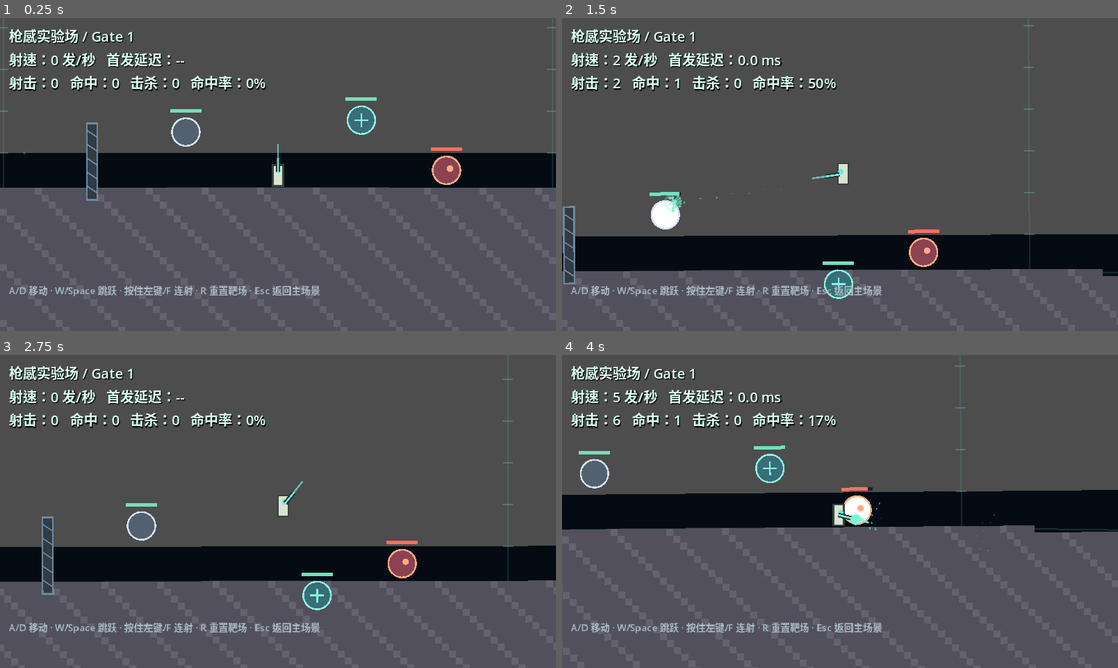
Above: before the commit, frames 1-4 (two rows, left to right).
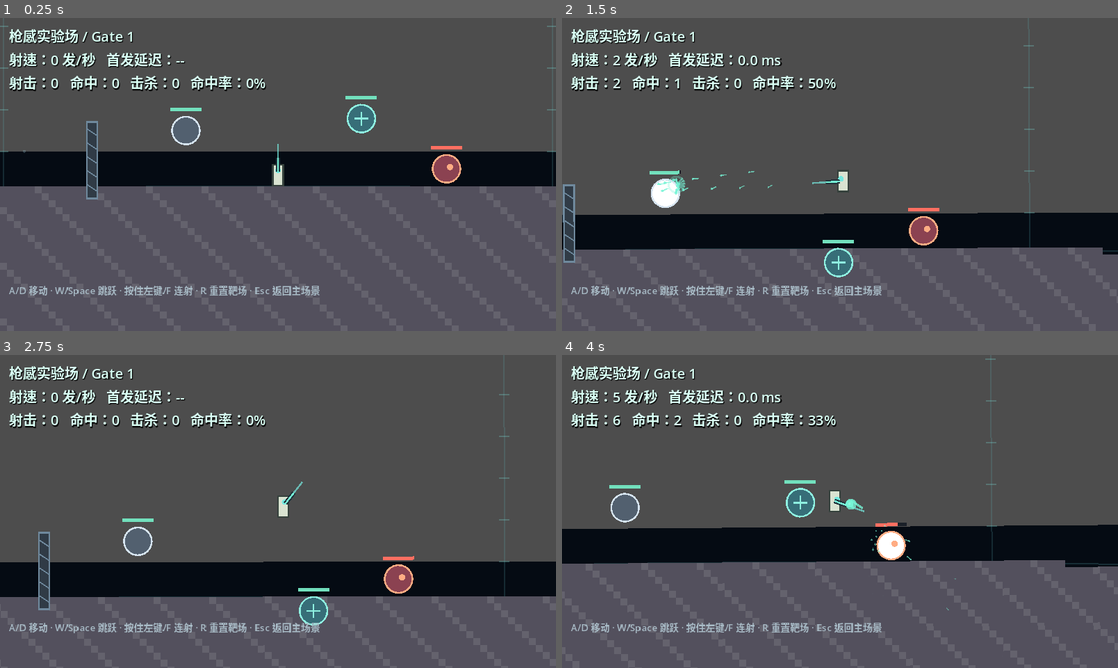
Above: after the commit, the same moments.

Repository: Andrew05213/starfall-embers
Game: Godot game, scene res://scenes/combat_lab.tscn
Two runs of this game, one before a commit and one after it. Both use one fixed random seed, a clock stepped at 60 frames per second and the inputs below.
Inputs (mouse positions are in pixels of both pictures, inside the frame that each line leads up to):
- Up to frame 1 (0.25 s): no input
- Up to frame 2 (1.5 s): tap Enter at 0.5 s; move the mouse to (962, 158) at 0.52 s; hold D (move_right) 0.53-1.28 s; tap Space (jump) at 0.6, 0.77, 1.07 s; click (962, 158) at 0.67 s; move the mouse to (728, 190) at 1.27 s; hold A (move_left) from 1.28 s (still down); click (728, 190) at 1.35 s
- Up to frame 3 (2.75 s): tap Space (jump) at 1.52, 1.55, 1.82, 2.3 s; move the mouse to (333, 442) at 2.02 s; release A (move_left) at 2.03 s; hold D (move_right) from 2.03 s (still down); tap R at 2.1 s
- Up to frame 4 (4 s): move the mouse to (812, 574) at 2.77 s; tap Shift at 2.85 s; click (812, 574) at 2.92 s; tap Space (jump) at 3.02, 3.05, 3.32, 3.77, 3.8 s; move the mouse to (1006, 558) at 3.52 s; release D (move_right) at 3.53 s; hold A (move_left) from 3.53 s (still down); hold F from 3.53 s (still down)

The runs differ from the first frame. In frame 1, 1.7% of the frame differs, in the area x 0-100%, y 2-59%; in frame 2, 16%; in frame 3, 12%; in frame 4, 23%, in the area x 0-100%, y 1-82%.

Commit message:
Rebalance Jingxing gravity and extend trails

Diff:
--- a/game/resources/combat/basic_rifle.tres
+++ b/game/resources/combat/basic_rifle.tres
@@ -14,6 +14,6 @@
 real_recoil = 0.65
 presentation_recoil = 2.4
 inherited_velocity_ratio = 0.12
-projectile_gravity_scale = 3.0
+projectile_gravity_scale = 1.3
 color = Color(0.462745, 0.956863, 0.839216, 1)
 core_color = Color(0.937255, 1, 0.976471, 1)
--- a/game/scenes/combat_lab.tscn
+++ b/game/scenes/combat_lab.tscn
@@ -15,7 +15,7 @@
 script = ExtResource("2_world")
 terrain_generation_mode = "surface_patch"
 primary_gravity_center = Vector2(320, 10020)
-primary_gravity_acceleration = 135.0
+primary_gravity_acceleration = 320.0
 primary_surface_radius = 10000.0
 
 [node name="Player" type="Node2D" parent="."]
@@ -24,6 +24,8 @@
 script = ExtResource("3_player")
 material_world_path = NodePath("../MaterialWorld")
 shot_profile = ExtResource("4_profile")
+jump_speed = 178.0
+terminal_speed = 900.0
 horizontal_arena_enabled = true
 arena_min_x = 162.0
 arena_max_x = 478.0
--- a/game/scenes/main.tscn
+++ b/game/scenes/main.tscn
@@ -17,6 +17,8 @@
 position = Vector2(320, 10)
 script = ExtResource("3_player")
 material_world_path = NodePath("../MaterialWorld")
+jump_speed = 116.0
+terminal_speed = 255.0
 
 [node name="GravityCamera" type="Camera2D" parent="."]
 position = Vector2(320, 10)
--- a/game/scripts/combat/ballistic_particle_field.gd
+++ b/game/scripts/combat/ballistic_particle_field.gd
@@ -6,9 +6,14 @@
 ## gameplay objects, so sparks curve toward the asteroid instead of behaving
 ## like screen-space decoration.
 
-const MAX_PARTICLES := 192
+const MAX_PARTICLES := 384
 const TRAIL_PARTICLES_PER_STEP := 2
 const MIN_LIFETIME := 0.08
+const TRAIL_LONGITUDINAL_RATIO := 0.18
+const TRAIL_LATERAL_RATIO := 0.035
+const TRAIL_SPEED_CAP_RATIO := 0.20
+const TRAIL_LIFETIME_MIN := 0.28
+const TRAIL_LIFETIME_MAX := 0.34
 
 var _material_world: Node
 var _particles: Array[Dictionary] = []
@@ -25,16 +30,29 @@
 	var segment := to - from
 	if segment.length_squared() < 0.01:
 		return
-	var backward := -projectile_velocity.normalized()
-	var side := Vector2(-backward.y, backward.x)
+	var projectile_speed := projectile_velocity.length()
+	if projectile_speed <= 0.001:
+		return
+	var forward := projectile_velocity / projectile_speed
+	var side := Vector2(-forward.y, forward.x)
 	for index in range(TRAIL_PARTICLES_PER_STEP):
 		var ratio := (float(index) + 0.5) / float(TRAIL_PARTICLES_PER_STEP)
 		var alternating := -1.0 if (_sequence + index) % 2 == 0 else 1.0
+		var particle_velocity := (
+			projectile_velocity * TRAIL_LONGITUDINAL_RATIO
+			+ side * alternating * projectile_speed * TRAIL_LATERAL_RATIO
+		)
+		particle_velocity = particle_velocity.limit_length(
+			projectile_speed * TRAIL_SPEED_CAP_RATIO
+		)
+		var lifetime_ratio := (
+			float(index) / float(maxi(TRAIL_PARTICLES_PER_STEP - 1, 1))
+		)
 		_spawn(
 			from.lerp(to, ratio),
-			projectile_velocity * 0.075 + backward * (18.0 + index * 7.0) + side * alternating * 5.0,
+			particle_velocity,
 			color,
-			0.11 + index * 0.025,
+			lerpf(TRAIL_LIFETIME_MIN, TRAIL_LIFETIME_MAX, lifetime_ratio),
 			0.85
 		)
 	_sequence += TRAIL_PARTICLES_PER_STEP
--- a/game/scripts/demo/demo_hud.gd
+++ b/game/scripts/demo/demo_hud.gd
@@ -87,7 +87,7 @@
 		_energy_bar,
 		_energy_value,
 		float(state.get("energy", 0.0)),
-		float(state.get("max_energy", 120.0)),
+		float(state.get("max_energy", 100.0)),
 		"%d / %d"
 	)
 	_set_meter(
--- a/game/scripts/demo/player_controller.gd
+++ b/game/scripts/demo/player_controller.gd
@@ -15,17 +15,17 @@
 @export var walk_speed: float = 62.0
 @export var ground_acceleration: float = 520.0
 @export var air_acceleration: float = 175.0
-@export var jump_speed: float = 116.0
-@export var terminal_speed: float = 255.0
+@export var jump_speed: float = 178.0
+@export var terminal_speed: float = 900.0
 @export var starseed_speed: float = 170.0
 @export var fire_cooldown: float = 0.42
 @export var boost_acceleration: float = 185.0
 
 const MAX_HEALTH := 100.0
-const MAX_ENERGY := 120.0
+const MAX_ENERGY := 100.0
 const MAX_MATTER := 100.0
-const GROUND_ENERGY_RECOVERY := 24.0
-const AIR_ENERGY_RECOVERY := 9.0
+const GROUND_ENERGY_RECOVERY := 22.0
+const AIR_ENERGY_RECOVERY := 8.0
 const BOOST_ENERGY_COST := 35.0
 const EXTRACT_ENERGY_COST := 2.0
 const EXTRACT_INTERVAL := 0.11
--- a/game/tests/combat_core_smoke.gd
+++ b/game/tests/combat_core_smoke.gd
@@ -329,6 +329,32 @@
 	root.add_child(particles)
 	particles.bind_material_world(world, PROFILE_RESOURCE.projectile_gravity_scale)
 	particles.set_process(false)
+	particles.emit_trail(
+		Vector2.ZERO,
+		Vector2.RIGHT * 20.0,
+		Vector2.RIGHT * PROFILE_RESOURCE.projectile_speed,
+		Color.WHITE
+	)
+	if particles.get_particle_count() != CombatBallisticParticleField.TRAIL_PARTICLES_PER_STEP:
+		_cleanup_nodes([particles, world])
+		return _fail_bool("trail did not emit the expected per-step particle count")
+	for index in range(particles.get_particle_count()):
+		var trail_particle := particles.get_particle_snapshot(index)
+		var trail_velocity := trail_particle["velocity"] as Vector2
+		if trail_velocity.length() > PROFILE_RESOURCE.projectile_speed * 0.20 + EPSILON:
+			_cleanup_nodes([particles, world])
+			return _fail_bool("trail particle exceeded the one-fifth projectile-speed cap")
+		if float(trail_particle["lifetime"]) < 0.28:
+			_cleanup_nodes([particles, world])
+			return _fail_bool("trail particle lifetime did not preserve the longer visual tail")
+	particles.simulate_step(0.20)
+	if particles.get_particle_count() != CombatBallisticParticleField.TRAIL_PARTICLES_PER_STEP:
+		_cleanup_nodes([particles, world])
+		return _fail_bool("long-lived trail particles were reclaimed after only 0.20 seconds")
+	particles.simulate_step(0.15)
+	if particles.get_particle_count() != 0:
+		_cleanup_nodes([particles, world])
+		return _fail_bool("trail particles survived beyond their configured upper lifetime")
 	particles.emit_impact(Vector2.ZERO, Vector2.RIGHT * 1200.0, Color.WHITE, false)
 	if particles.get_particle_count() != 8:
 		_cleanup_nodes([particles, world])
--- a/game/tests/combat_lab_smoke.gd
+++ b/game/tests/combat_lab_smoke.gd
@@ -35,6 +35,12 @@
 		return
 	var material_world: MaterialWorld = lab.get_node("MaterialWorld") as MaterialWorld
 	var player: CombatLabPlayer = lab.get_node("Player") as CombatLabPlayer
+	if absf(player.jump_speed - 178.0) > 0.01 or absf(player.terminal_speed - 900.0) > 0.01:
+		_fail("combat player does not use the Jingxing jump/terminal-speed balance")
+		return
+	if absf(float(player.get_state().get("max_energy", 0.0)) - 100.0) > 0.01:
+		_fail("combat player max energy is not the 100-point balance baseline")
+		return
 	if material_world.terrain_generation_mode != "surface_patch":
 		_fail("combat lab still generates the small whole asteroid")
 		return
@@ -49,10 +55,10 @@
 	var right_sample := player.global_position + Vector2.RIGHT * visible_world_width * 0.5
 	var left_gravity: Vector2 = material_world.get_gravity_at(left_sample)
 	var right_gravity: Vector2 = material_world.get_gravity_at(right_sample)
-	if left_gravity.length() < 132.0 or right_gravity.length() < 132.0:
+	if left_gravity.length() < 315.0 or right_gravity.length() < 315.0:
 		_fail("combat patch gravity is no longer close to its configured surface value")
 		return
-	if left_gravity.length() > 135.01 or right_gravity.length() > 135.01:
+	if left_gravity.length() > 320.01 or right_gravity.length() > 320.01:
 		_fail("combat patch gravity exceeds its configured surface value outside the planet")
 		return
 	var direction_change := acos(clampf(left_gravity.normalized().dot(right_gravity.normalized()), -1.0, 1.0))
@@ -65,7 +71,7 @@
 	var quadruple_radius_g := material_world.get_primary_gravity_magnitude_at_distance(radius * 4.0)
 	var half_radius_g := material_world.get_primary_gravity_magnitude_at_distance(radius * 0.5)
 	var core_g := material_world.get_primary_gravity_magnitude_at_distance(0.0)
-	if absf(surface_g - 135.0) > 0.001:
+	if absf(surface_g - 320.0) > 0.001:
 		_fail("primary gravity does not equal surface g at r=R: %.4f" % surface_g)
 		return
 	if absf(double_radius_g / surface_g - 0.25) > 0.0001:
@@ -79,6 +85,18 @@
 		return
 	if absf(core_g) > 0.0001:
 		_fail("primary gravity is not zero at the core")
+		return
+	var escape_speed := sqrt(2.0 * surface_g * radius)
+	var full_boost_delta := player.boost_acceleration * 100.0 / 35.0
+	var conservative_combo_speed := player.jump_speed + full_boost_delta + 125.0
+	if conservative_combo_speed >= escape_speed * 0.4:
+		_fail(
+			"jump+boost+rupture conservative speed lost the 40%% escape margin: %.2f / %.2f"
+			% [conservative_combo_speed, escape_speed]
+		)
+		return
+	if player.terminal_speed >= escape_speed * 0.4:
+		_fail("player safety cap is no longer below 40% of Jingxing escape speed")
 		return
 	var crossing_time := visible_world_width / PROFILE.projectile_speed
 	var estimated_drop := (
Not shown, changed: README.md
